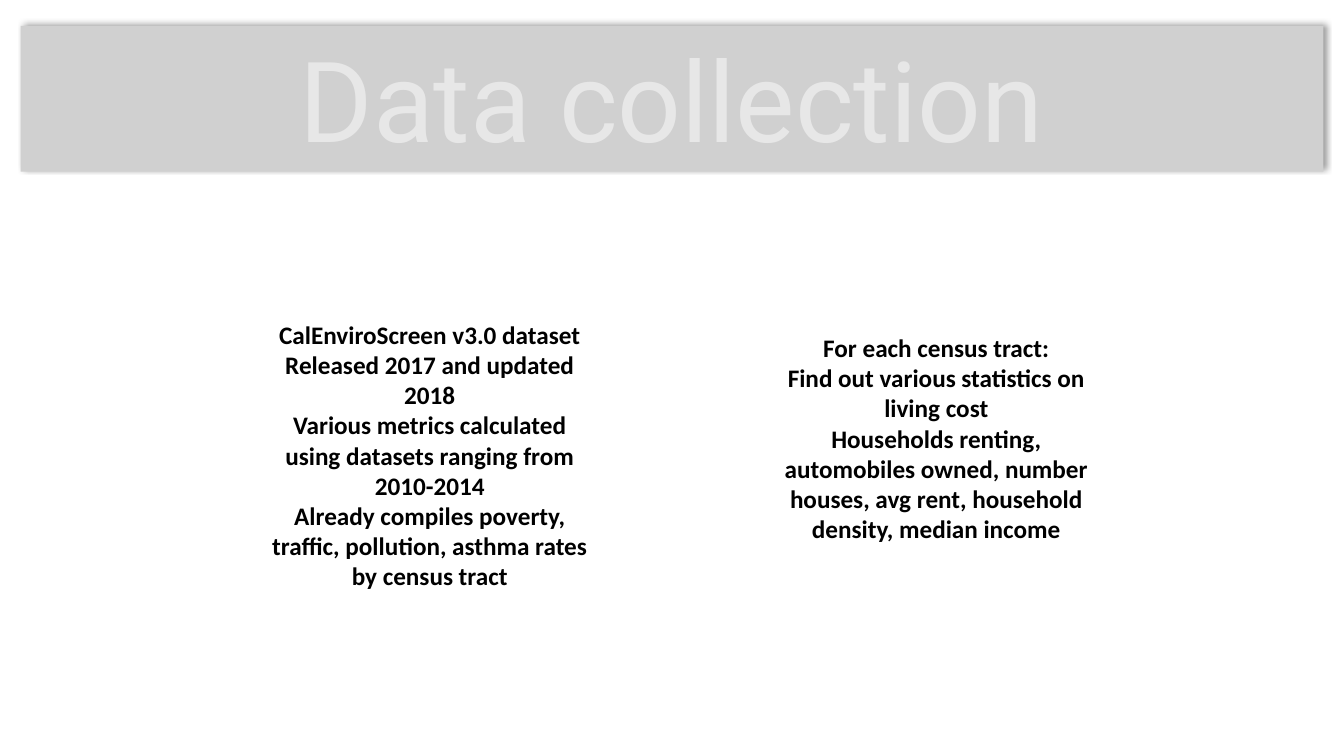
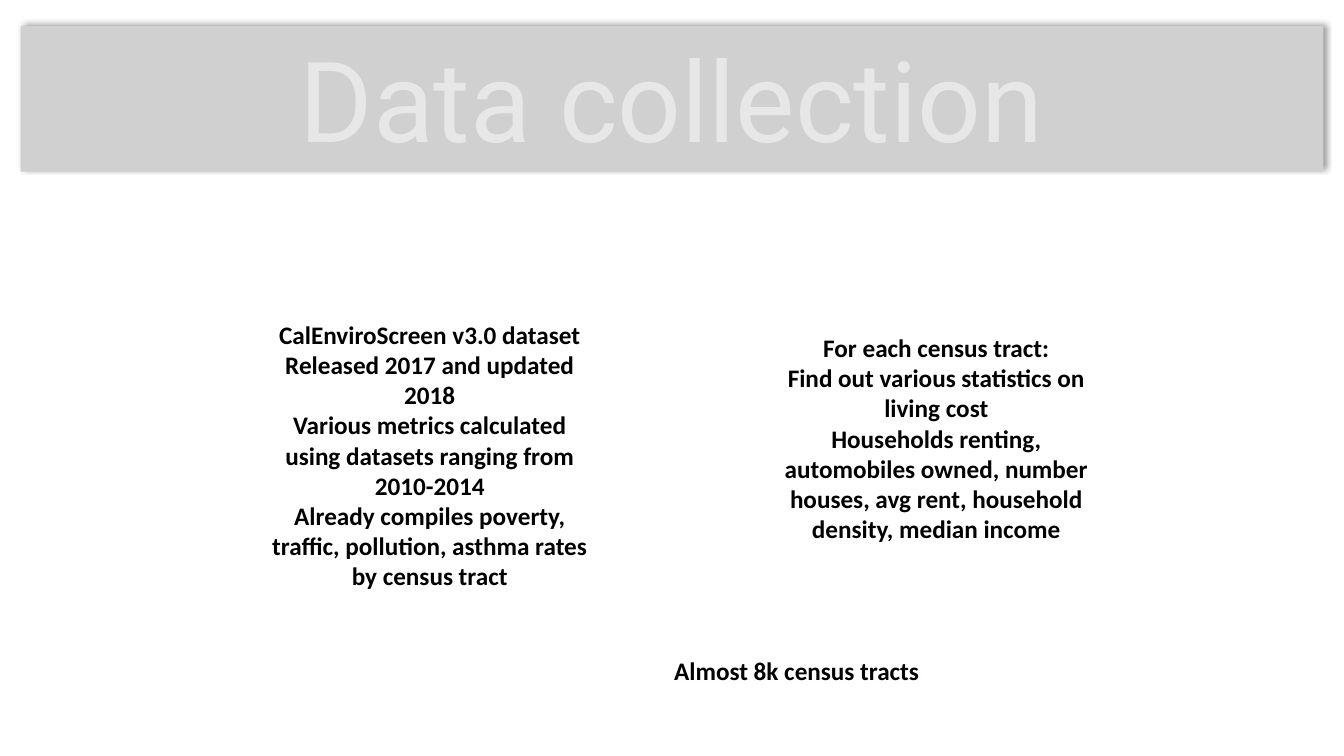
Before and after one commit to cljungkull/Project-2---CaliPolluts, a slide deck: slide 4 of presentation.pptx. Drawn at 1344x756 pixels with LibreOffice and Linux fonts; fonts in the diff are those of the drawing; grey boxes stand for pictures; background and template pictures are left out. Boxes give left, top, right and bottom in pixels: in the first picture for what was removed or moved away, otherwise in the second. Text is boxed around its words. In the diff, an @@ line names an element or a change of style, - is before the commit and + after.

```diff
--- a/presentation.pptx
+++ b/presentation.pptx
@@ text added at bbox=[674, 662, 919, 681], 18 pt, text #000000, bold @@
+Almost 8k census tracts
```
Also in this commit, not shown: 8 other slides changed.
